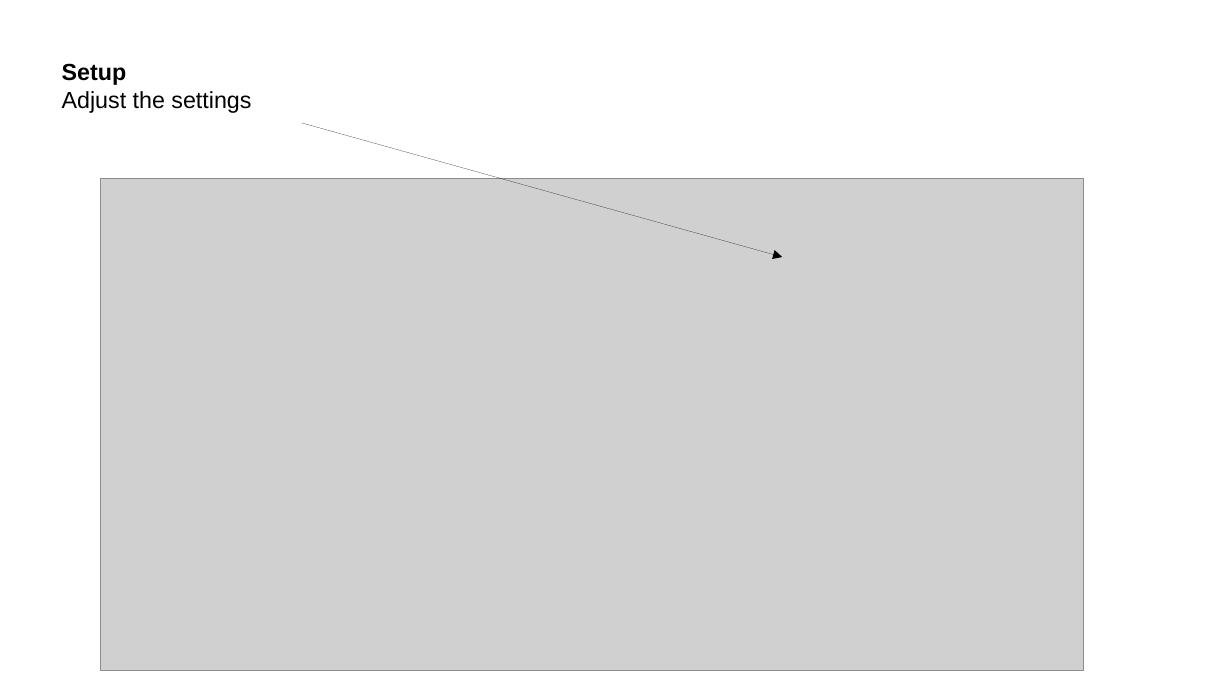
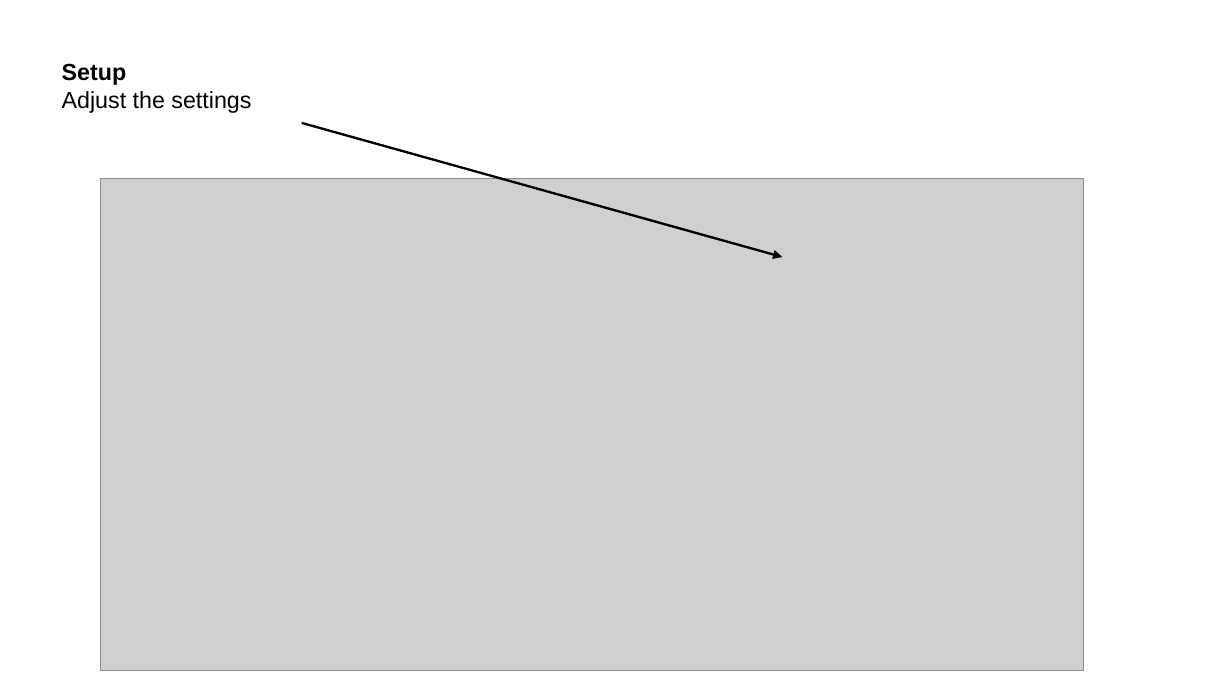
Before and after one commit to selvaje/SE_docs, a slide deck: slide 7 of source/VIRTUALMACHINE/Installation_vm_osgeo-live15.odp. Drawn at 1232x693 pixels with LibreOffice and Linux fonts; fonts in the diff are those of the drawing; grey boxes stand for pictures. Boxes give left, top, right and bottom in pixels: in the first picture for what was removed or moved away, otherwise in the second. Text is boxed around its words. In the diff, an @@ line names an element or a change of style, - is before the commit and + after.

```diff
--- a/source/VIRTUALMACHINE/Installation_vm_osgeo-live15.odp
+++ b/source/VIRTUALMACHINE/Installation_vm_osgeo-live15.odp
@@ arrow (302, 123) - (783, 257): stroke #000000 0 pt to #000000 1.5 pt @@
```
Also in this commit, not shown: 6 other slides changed, 33 other files.
